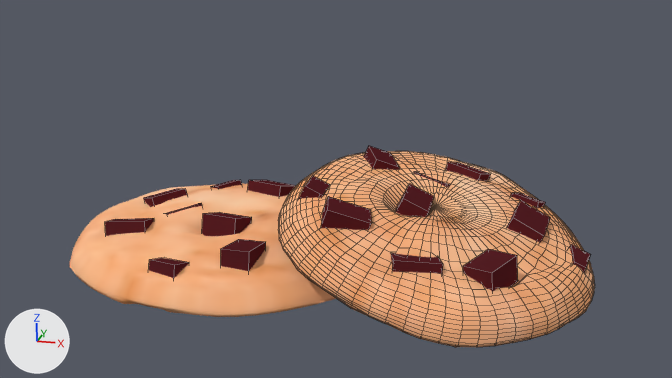
The Blender file working/amy/LBSR_Cookie.blend, before and after one commit.
Rendered twice from the file's camera 'Camera'. The axes (+X, +Y, +Z) are drawn at lower left. The lights are the same throughout. Mesh edges are drawn as thin lines on the coarser meshes.
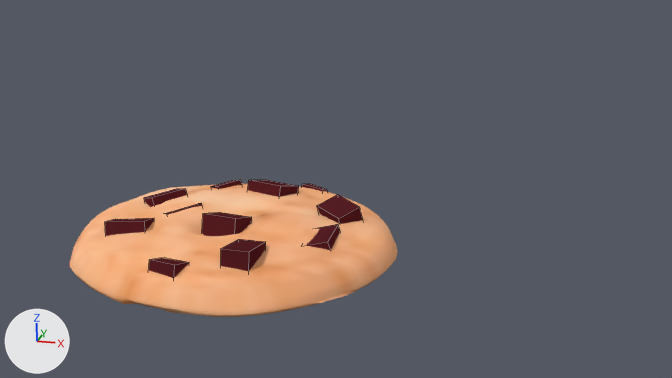
Commit message: Changed to 1 cookie

Boxes (x1, y1, x2, y2) around the edits, measured in the pictures (672 x 378 px):
'Sphere.001', deleted (beige): before (278, 151, 595, 347)
'Cube.020', deleted (red): before (463, 249, 518, 292)
'Cube.021', deleted (red): before (321, 196, 371, 230)
'Cube.013', deleted (red): before (507, 201, 550, 243)
'Cube.014', deleted (red): before (395, 183, 434, 217)
'Cube.019', deleted (red): before (391, 253, 443, 274)
'Cube.016', deleted (red): before (364, 146, 400, 170)
'Cube.017', deleted (red): before (445, 162, 491, 181)
'Cube.015', deleted (red): before (298, 176, 330, 200)
'Cube.011', deleted: before (569, 244, 591, 273)
'Cube.012', deleted: before (511, 193, 545, 208)
'Cube.018', deleted: before (414, 172, 451, 187)

Patch to the scene script:
```diff
--- a/working/amy/LBSR_Cookie.blend.py
+++ b/working/amy/LBSR_Cookie.blend.py
@@ ob_sphere_001 @@
-ob_sphere_001 = bpy.data.objects.new('Sphere.001', me_sphere_001)
-ob_sphere_001.location = (3.24, 0.16, 0.44)
-ob_sphere_001.rotation_euler = (-0.153, 0.117, -1.322)  # degrees (-8.8, 6.7, -76)
-ob_sphere_001.scale = (2.81, 2.81, -0.316)
@@ ob_cube_021 @@
-ob_cube_021 = bpy.data.objects.new('Cube.021', me_cube_022)
-ob_cube_021.location = (2.19, -0.98, 0.92)
-ob_cube_021.rotation_euler = (-0.336, 0.117, -1.322)  # degrees (-19, 6.7, -76)
-ob_cube_021.scale = (0.213, 0.319, 0.187)
@@ ob_cube_020 @@
-ob_cube_020 = bpy.data.objects.new('Cube.020', me_cube_021)
-ob_cube_020.location = (4.26, -1.36, 0.52)
-ob_cube_020.rotation_euler = (0.0345, -0.0791, -0.457)  # degrees (2, -4.5, -26)
-ob_cube_020.scale = (0.213, 0.319, 0.187)
@@ ob_cube_019 @@
-ob_cube_019 = bpy.data.objects.new('Cube.019', me_cube_020)
-ob_cube_019.location = (3.29, -1.61, 0.55)
-ob_cube_019.rotation_euler = (-0.105, -0.147, -1.259)  # degrees (-6, -8.4, -72)
-ob_cube_019.scale = (0.213, 0.319, 0.187)
@@ ob_cube_018 @@
-ob_cube_018 = bpy.data.objects.new('Cube.018', me_cube_019)
-ob_cube_018.location = (3.14, 1.05, 0.78)
-ob_cube_018.rotation_euler = (-0.154, -0.266, -1.92)  # degrees (-8.8, -15, -110)
-ob_cube_018.scale = (0.213, 0.319, 0.187)
@@ ob_cube_017 @@
-ob_cube_017 = bpy.data.objects.new('Cube.017', me_cube_018)
-ob_cube_017.location = (3.59, 1.8, 0.75)
-ob_cube_017.rotation_euler = (-0.154, -0.266, -1.92)  # degrees (-8.8, -15, -110)
-ob_cube_017.scale = (0.213, 0.319, 0.187)
@@ ob_cube_016 @@
-ob_cube_016 = bpy.data.objects.new('Cube.016', me_cube_017)
-ob_cube_016.location = (2.2, 1.24, 1.04)
-ob_cube_016.rotation_euler = (-0.108, -0.397, -2.661)  # degrees (-6.2, -23, -152)
-ob_cube_016.scale = (0.213, 0.319, 0.187)
@@ ob_cube_015 @@
-ob_cube_015 = bpy.data.objects.new('Cube.015', me_cube_016)
-ob_cube_015.location = (1.5, -0.19, 1.01)
-ob_cube_015.rotation_euler = (-0.0405, -0.446, -3.094)  # degrees (-2.3, -26, -177)
-ob_cube_015.scale = (0.154, 0.231, 0.136)
@@ ob_cube_014 @@
-ob_cube_014 = bpy.data.objects.new('Cube.014', me_cube_015)
-ob_cube_014.location = (3.0, -0.03, 0.84)
-ob_cube_014.rotation_euler = (-0.0405, -0.446, -3.094)  # degrees (-2.3, -26, -177)
-ob_cube_014.scale = (0.213, 0.319, 0.187)
@@ ob_cube_013 @@
-ob_cube_013 = bpy.data.objects.new('Cube.013', me_cube_014)
-ob_cube_013.location = (4.63, 0.26, 0.54)
-ob_cube_013.rotation_euler = (-0.0136, -0.455, -3.24)  # degrees (-0.8, -26, -186)
-ob_cube_013.scale = (0.252, 0.377, 0.222)
@@ ob_cube_012 @@
-ob_cube_012 = bpy.data.objects.new('Cube.012', me_cube_013)
-ob_cube_012.location = (4.62, 1.28, 0.54)
-ob_cube_012.rotation_euler = (-0.154, -0.267, -1.926)  # degrees (-8.8, -15, -110)
-ob_cube_012.scale = (0.158, 0.237, 0.14)
@@ ob_cube_011 @@
-ob_cube_011 = bpy.data.objects.new('Cube.011', me_cube_012)
-ob_cube_011.location = (5.39, -0.15, 0.25)
-ob_cube_011.rotation_euler = (-0.0405, -0.446, -3.094)  # degrees (-2.3, -26, -177)
-ob_cube_011.scale = (0.154, 0.231, 0.136)
```
